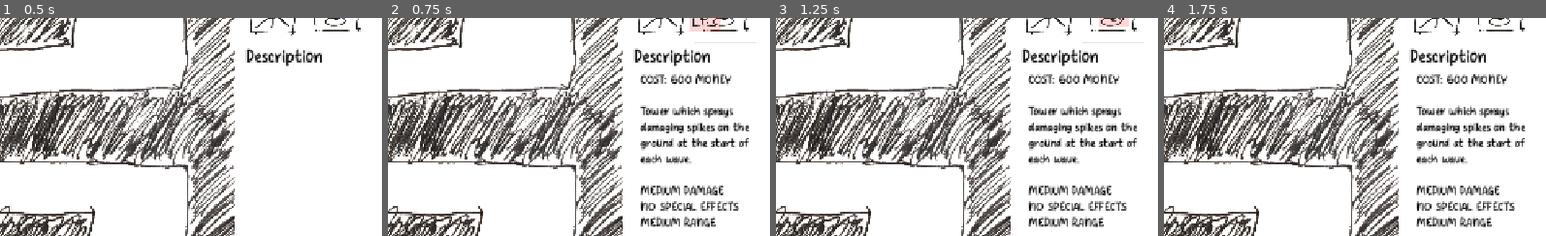
Above: before the commit, frames 1-4 (left to right).
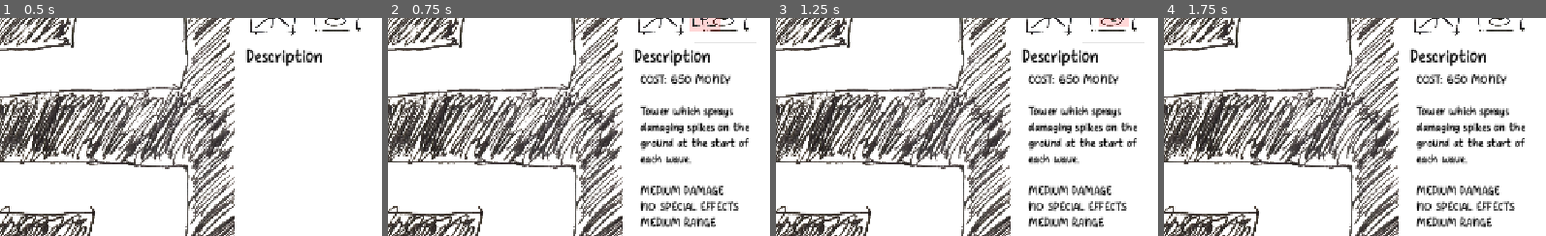
Above: after the commit, the same moments.

Repository: OzuYatamutsu/notebook-tower-defense
Game: Godot game, scene res://levels/level_cools.tscn
Two runs of this game, one before a commit and one after it. Both use one fixed random seed, a clock stepped at 60 frames per second and the inputs below. This scene is started directly instead of the project's main scene. Sound files missing from this copy of the repository are replaced by a short silence.
Inputs:
- Up to frame 1 (0.5 s): no input
- Up to frame 2 (0.75 s): click "R" at 0.5 s
- Up to frame 3 (1.25 s): no input
- Up to frame 4 (1.75 s): click "SFX: ON" at 1.25 s
The pictures show only the part of the screen within x 50-100%, y 33-83%; the shares and areas given below are measured in that part.

Frame 1 is identical in both runs. In frame 2, 0.2% of the frame differs, in the area x 75-90%, y 25-31%; in frame 3, 0.2%; in frame 4, 0.2%.

Commit message:
Increase mine/spike towers price slightly

Diff:
--- a/towers/mine_tower.gd
+++ b/towers/mine_tower.gd
@@ -2,7 +2,7 @@
 extends SpikeTower
 
 func _init() -> void:
-    VALUE = 1250
+    VALUE = 1500
     Description = (
         "COST: {0} MONEY\n".format([VALUE]) +
         "\n" +
--- a/towers/poison_spike_tower.gd
+++ b/towers/poison_spike_tower.gd
@@ -2,7 +2,7 @@
 extends SpikeTower
 
 func _init() -> void:
-    VALUE = 1250
+    VALUE = 1500
     Description = (
         "COST: {0} MONEY\n".format([VALUE]) +
         "\n" +
--- a/towers/spike_tower.gd
+++ b/towers/spike_tower.gd
@@ -4,7 +4,7 @@
 var NUM_MINES: int = 10
 
 func _init() -> void:
-    VALUE = 600
+    VALUE = 650
     Description = (
         "COST: {0} MONEY\n".format([VALUE]) +
         "\n" +
